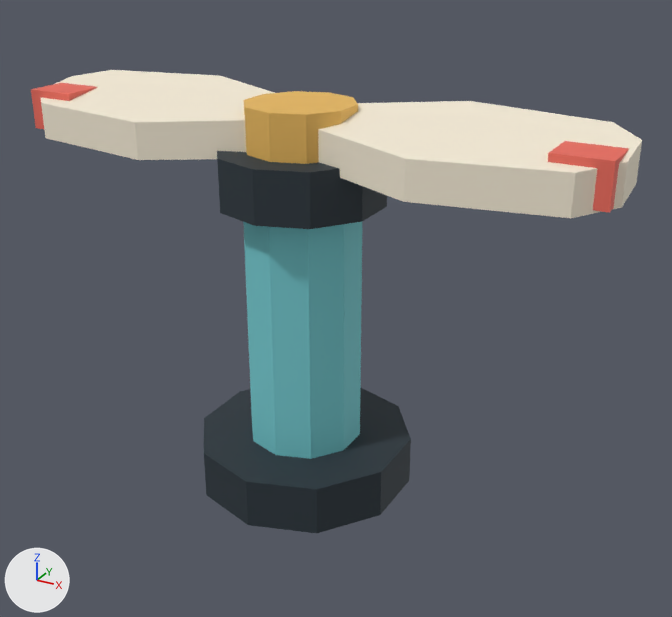
A saved change to the glTF model assets/models/propeller_v1/propeller_v1.glb.
Rendered twice from a 50 mm camera at (0.863, -1.438, 0.737) aimed at (0.052, 0.037, -0.001). Every picture has the same lights, and +X, +Y and +Z are marked at lower left. The first picture is the older version. Where no turn or scale is listed for an object, it has been applied to the vertices. Vertices at exactly the same position are counted once.

Names of what the first picture shows: 'Propeller / brass rotor cap', 'Propeller / coral tip -1', 'Propeller / coral tip 1', 'Propeller / dark collar', 'Propeller / dark foot', 'Propeller / left paper blade', 'Propeller / right paper blade', 'Propeller / teal spindle'.
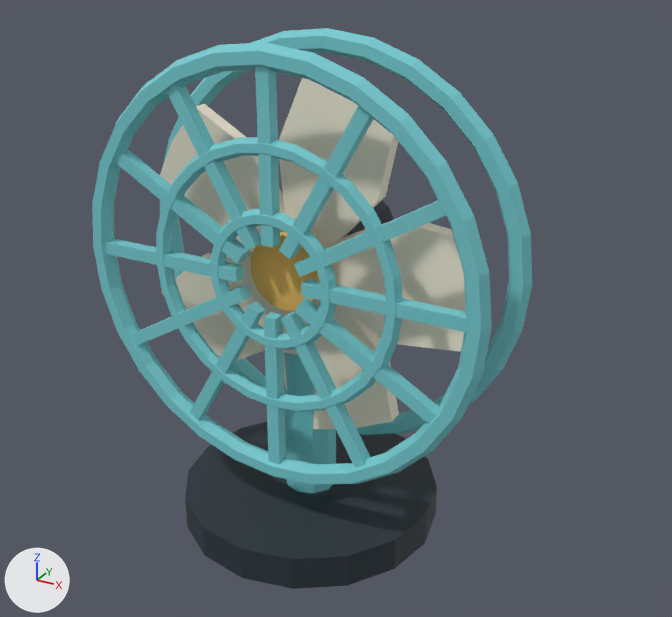
Boxes [x1, y1, x2, y2] around the edits, measured in the pictures (672 x 617 px):
'Propeller / dark foot', reshaped, moved (22% wider, 16% taller): before [204, 388, 411, 533]; after [185, 421, 437, 589]
'Propeller / paper blades', added (pale yellow): after [160, 78, 466, 430]
'Propeller / cage wires', added (cyan): after [105, 66, 468, 468]
'Propeller / cage front ring', added (cyan): after [92, 42, 492, 484]
'Propeller / right paper blade', deleted (pale yellow): before [318, 101, 642, 218]
'Propeller / teal spindle', deleted (cyan): before [243, 222, 362, 459]
'Propeller / left paper blade', deleted (pale yellow): before [41, 70, 275, 160]
'Propeller / cage back ring', added: after [160, 28, 532, 435]
'Propeller / cage hoop outer', added (cyan): after [156, 137, 403, 411]
'Propeller / dark collar', deleted: before [217, 151, 387, 229]
'Propeller / brass rotor cap', deleted (orange): before [244, 91, 358, 164]
'Propeller / cage hoop inner', added (cyan): after [210, 209, 337, 350]
'Propeller / teal neck', added (cyan): after [284, 352, 336, 493]
'Propeller / brass hub', added: after [250, 230, 325, 311]
'Propeller / coral tip 1', deleted (red): before [548, 141, 629, 213]
'Propeller / coral tip -1', deleted (red): before [31, 83, 97, 129]
'Propeller / dark motor', added: after [346, 200, 394, 236]

Patch to the scene script:
```diff
--- a/assets/models/propeller_v1/propeller_v1.glb.py
+++ b/assets/models/propeller_v1/propeller_v1.glb.py
@@ me_cylinder @@
-me_cylinder.from_pydata(...)  # 20 vertices, 36 faces; spans x -0.209..0.209, y -0.22..0.22, z -0.05..0.05
+me_cylinder.from_pydata(...)  # 32 vertices, 60 faces; spans x -0.27..0.27, y -0.27..0.27, z -0.035..0.035
+# me_cylinder part 1: the whole mesh is rebuilt
 me_cylinder.materials.append(mat_ink_motor_casing)
@@ ob_propeller___brass_rotor_cap @@
-ob_propeller___brass_rotor_cap = bpy.data.objects.new('Propeller / brass rotor cap', me_cylinder_003)
@@ ob_propeller___coral_tip__1 @@
-ob_propeller___coral_tip__1 = bpy.data.objects.new('Propeller / coral tip -1', me_cube_001)
@@ ob_propeller___coral_tip_1 @@
-ob_propeller___coral_tip_1 = bpy.data.objects.new('Propeller / coral tip 1', me_cube_002)
@@ ob_propeller___left_paper_blade @@
-ob_propeller___left_paper_blade = bpy.data.objects.new('Propeller / left paper blade', me_propeller___left_paper_blade)
@@ ob_propeller___right_paper_blade @@
-ob_propeller___right_paper_blade = bpy.data.objects.new('Propeller / right paper blade', me_propeller___right_paper_blade)
@@ ob_propeller___dark_foot @@
 ob_propeller___dark_foot = bpy.data.objects.new('Propeller / dark foot', me_cylinder)
-ob_propeller___dark_foot.location = (0.0, 0.0, -0.32)
+ob_propeller___dark_foot.location = (0.0, 0.02, -0.44)
@@ ob_propeller___teal_spindle @@
-ob_propeller___teal_spindle = bpy.data.objects.new('Propeller / teal spindle', me_cylinder_001)
@@ ob_propeller___dark_collar @@
-ob_propeller___dark_collar = bpy.data.objects.new('Propeller / dark collar', me_cylinder_002)
@@ ob_propeller___brass_hub @@
+ob_propeller___brass_hub = bpy.data.objects.new('Propeller / brass hub', me_cylinder_003_1)  # a 14-sided cylinder along y spanning x -0.073..0.073, y -0.05..0.05, z -0.075..0.075; in mat_brass_hub (orange #e8b85d)
+ob_propeller___brass_hub.location = (0.0, -0.02, 0.1)
@@ ob_propeller___paper_blades @@
+ob_propeller___paper_blades = bpy.data.objects.new('Propeller / paper blades', me_blade0)  # 70 vertices, 120 faces; spans x -0.334..0.35, y -0.028..0.028, z -0.354..0.354; in mat_warm_paper_blades (pale yellow #f5ebd6)
+ob_propeller___paper_blades.location = (0.0, 0.0, 0.1)
@@ ob_propeller___cage_hoop_inner @@
+ob_propeller___cage_hoop_inner = bpy.data.objects.new('Propeller / cage hoop inner', me_torus_003)  # a torus around y (ring radius 0.12, tube radius 0.016) spanning x -0.136..0.136, y -0.014..0.014, z -0.136..0.136; in mat_sky_teal_post (cyan #75cbd1)
+ob_propeller___cage_hoop_inner.location = (0.0, -0.11, 0.1)
@@ ob_propeller___cage_hoop_outer @@
+ob_propeller___cage_hoop_outer = bpy.data.objects.new('Propeller / cage hoop outer', me_torus_002)  # a torus around y (ring radius 0.248, tube radius 0.016) spanning x -0.264..0.264, y -0.014..0.014, z -0.264..0.264; in mat_sky_teal_post (cyan #75cbd1)
+ob_propeller___cage_hoop_outer.location = (0.0, -0.11, 0.1)
@@ ob_propeller___cage_wires @@
+ob_propeller___cage_wires = bpy.data.objects.new('Propeller / cage wires', me_cube_001_1)  # 96 vertices, 144 faces; spans x -0.4..0.4, y -0.122..-0.098, z -0.4..0.4; in mat_sky_teal_post (cyan #75cbd1)
+ob_propeller___cage_wires.location = (0.0, 0.0, 0.1)
@@ ob_propeller___cage_front_ring @@
+ob_propeller___cage_front_ring = bpy.data.objects.new('Propeller / cage front ring', me_torus_001)  # a torus around y (ring radius 0.4, tube radius 0.022) spanning x -0.422..0.422, y -0.019..0.019, z -0.422..0.422; in mat_sky_teal_post (cyan #75cbd1)
+ob_propeller___cage_front_ring.location = (0.0, -0.11, 0.1)
@@ ob_propeller___cage_back_ring @@
+ob_propeller___cage_back_ring = bpy.data.objects.new('Propeller / cage back ring', me_torus_001.copy())
+ob_propeller___cage_back_ring.location = (0.0, 0.1, 0.1)
@@ ob_propeller___dark_motor @@
+ob_propeller___dark_motor = bpy.data.objects.new('Propeller / dark motor', me_cylinder_002_1)  # a 14-sided cylinder along y spanning x -0.117..0.117, y -0.08..0.08, z -0.12..0.12; in mat_ink_motor_casing (dark blue #26323a)
+ob_propeller___dark_motor.location = (0.0, 0.1, 0.1)
@@ ob_propeller___teal_neck @@
+ob_propeller___teal_neck = bpy.data.objects.new('Propeller / teal neck', me_cylinder_001_1)  # a 10-sided cylinder along z spanning x -0.052..0.052, y -0.055..0.055, z -0.19..0.19; in mat_sky_teal_post (cyan #75cbd1)
+ob_propeller___teal_neck.location = (0.0, 0.02, -0.28)
```
